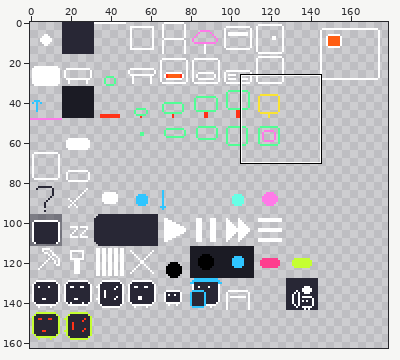
A pixel-art file gets an edit: assets/tileset_new.aseprite. Above, an overview of the earlier version with the close-up marked.
Close-up. Earlier state:
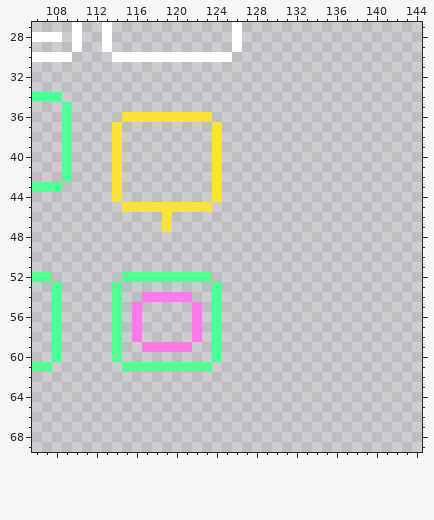
256x256 pixels, 1 frame. Shown: x 106..144, y 27..69. The wide view leaves out empty margins.
The result:
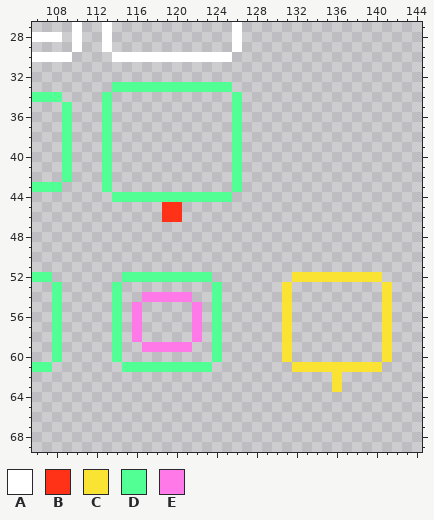
Palette (. is transparent): A #ffffff  B #ff3217  C #fae333  D #51ff95  E #ff79e8
The exact change:
The author put colour B in row 46 at x 120.
Colour C becomes colour B in row 45 at x 119 to 120; in row 46 at x 119.
The author put colour C in row 52 at x 132 to 140; in rows 53 to 60 at x 131 and 141; in row 61 at x 132 to 140; in rows 62 to 63 at x 136.
The author put colour D in row 33 at x 114 to 125; in rows 34 to 43 at x 113 and 126; in row 44 at x 115 to 123 and 125.
Colour C becomes colour D in row 44 at x 114 and 124.
The author cleared colour C in row 36 at x 115 to 123; in rows 37 to 43 at x 114 and 124; in row 45 at x 115 to 118 and 121 to 123; in row 47 at x 119.
Boxes around the changes in both close-ups, in picture pixels (x1, y1, x2, y2):
changed: (102, 82, 242, 232)
added: (282, 272, 392, 392)
